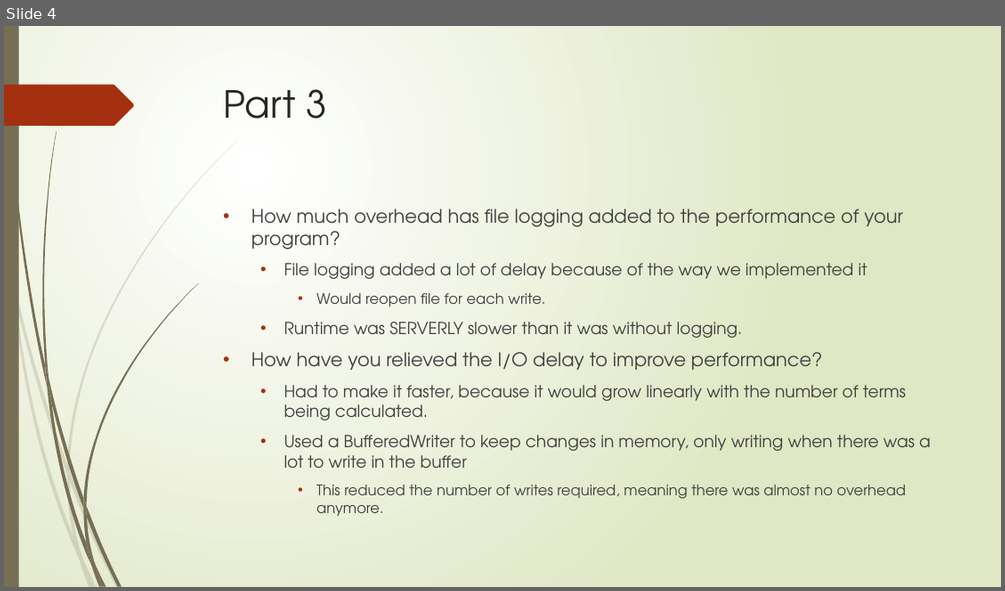
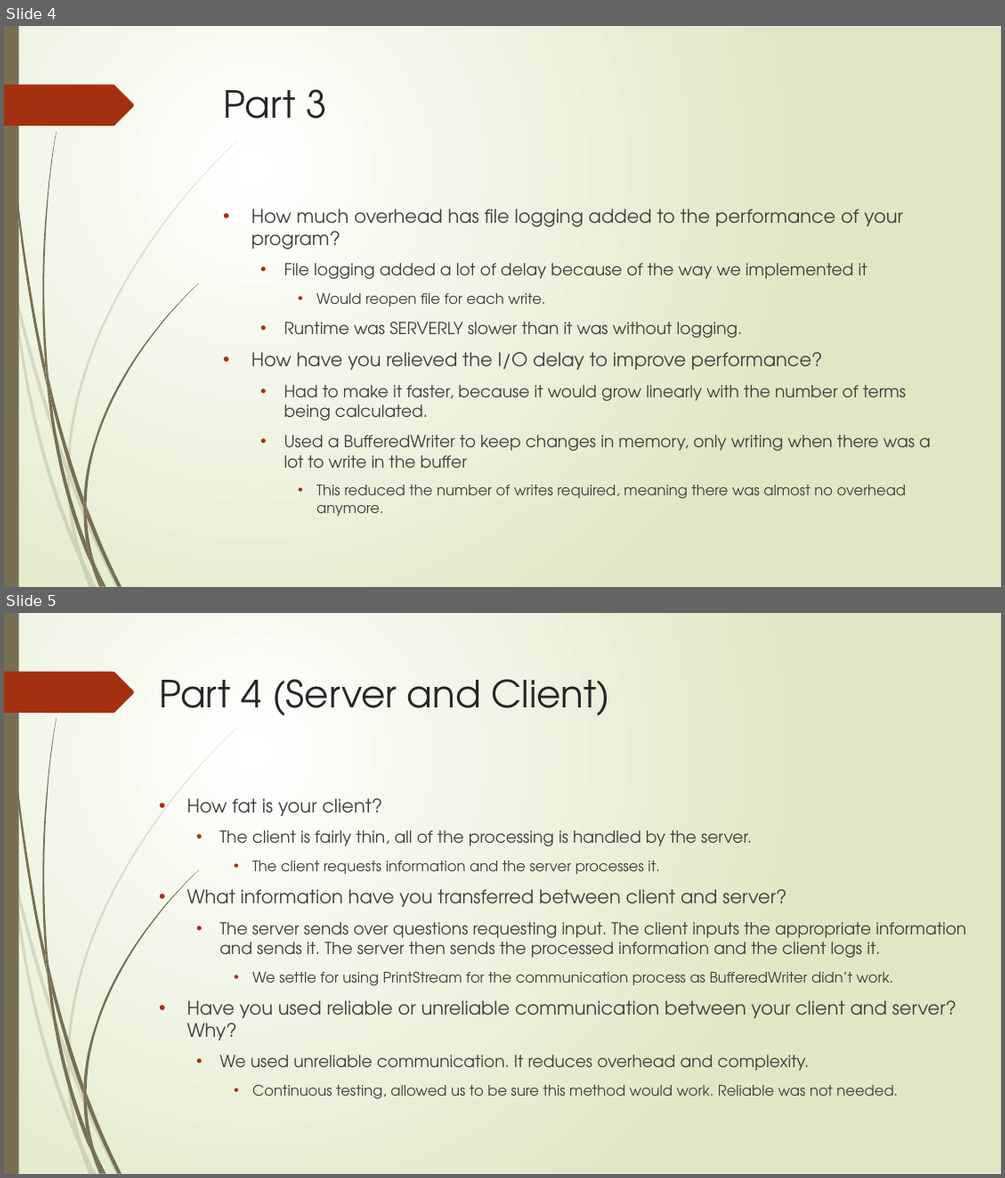
Before and after one commit to Jesse-longname/COSC-2P13-Project, a slide deck: Presentation.pptx. Shown one above the other, each under a label of ours: slide 4 before the commit, slides 4 and 5 after it. The pictures are 1005x591 and 1005x1178 pixels, drawn with LibreOffice and Linux fonts; fonts in the diff are those of the drawing. Boxes give left, top, right and bottom in pixels: in the first picture for what was removed or moved away, otherwise in the second. Text is boxed around its words. In the diff, an @@ line names an element or a change of style, - is before the commit and + after.

Commit message:
Final Presentation

```diff
--- a/Presentation.pptx
+++ b/Presentation.pptx
@@ slide 5 added at box(4, 613, 1001, 1174), background gradient #FFFFFF to #DFE8C4; not listed: 24 template elements that a slide beside it also shows @@
@@ text added at box(159, 679, 611, 716), 36 pt, text #262626 @@
+Part 4 (Server and Client)
@@ text added at box(187, 798, 966, 1099), 16 pt, text #404040 @@
+• How fat is your client?
+  • The client is fairly thin, all of the processing is handled by the server.
+    • The client requests information and the server processes it.
+• What information have you transferred between client and server?
+  • The server sends over questions requesting input. The client inputs the appropriate information and sends it. The server then sends the processed information and the client logs it.
+    • We settle for using PrintStream for the communication process as BufferedWriter didn’t work.
+• Have you used reliable or unreliable communication between your client and server? Why?
+  • We used unreliable communication. It reduces overhead and complexity.
+    • Continuous testing, allowed us to be sure this method would work. Reliable was not needed.
```
Also in this commit, not shown: 1 slide removed, 1 other file.
